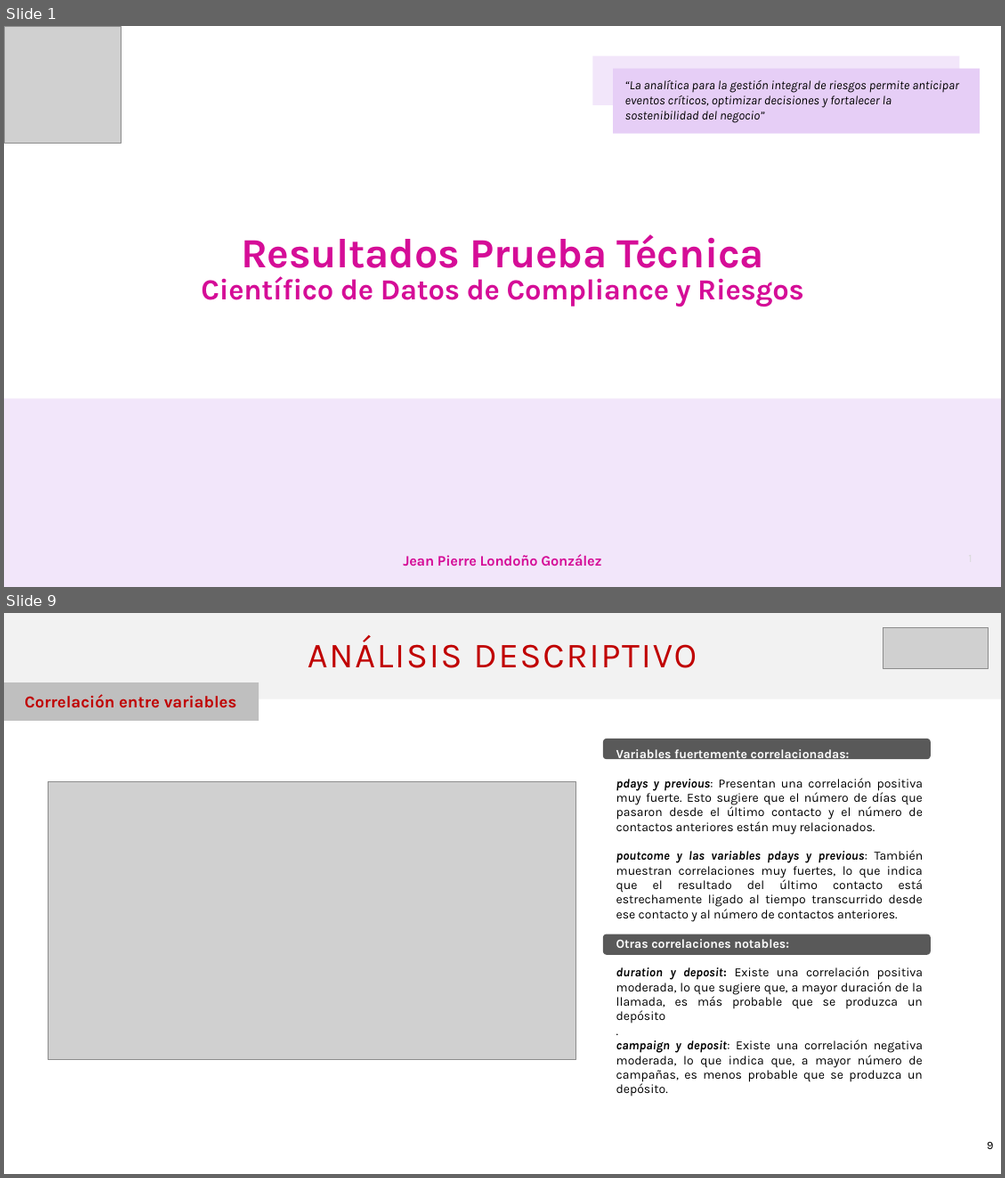
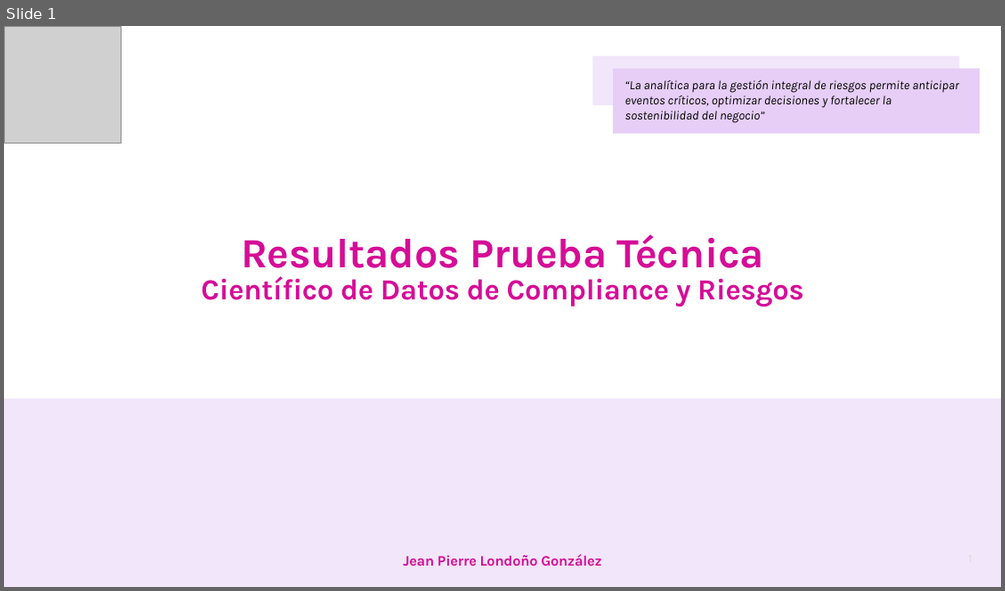
Before and after one commit to jepilogo97/nequi-ds-compliance-risk, a slide deck: files/Prueba_Cientifico_Datos_Compliance.pptx. Shown one above the other, each under a label of ours: slides 1 and 9 before the commit, slide 1 after it; the slides between them are not shown. The pictures are 1005x1178 and 1005x591 pixels, drawn with LibreOffice and Linux fonts; fonts in the diff are those of the drawing; grey boxes stand for pictures. Boxes give left, top, right and bottom in pixels: in the first picture for what was removed or moved away, otherwise in the second. Text is boxed around its words. In the diff, an @@ line names an element or a change of style, - is before the commit and + after.

```diff
--- a/files/Prueba_Cientifico_Datos_Compliance.pptx
+++ b/files/Prueba_Cientifico_Datos_Compliance.pptx
@@ slide 9 removed at (4, 613, 1001, 1174), background #FFFFFF @@
@@ title removed at (4, 613, 1001, 699) @@
-ANÁLISIS DESCRIPTIVO
@@ picture removed at (883, 627, 988, 669) @@
@@ rectangle removed at (4, 682, 259, 721) @@
@@ text removed at (24, 694, 237, 708) @@
-Correlación entre variables
@@ rounded rectangle removed at (603, 738, 930, 760) @@
@@ table removed at (609, 738, 930, 1100), 1 rows, 1 columns @@
-Variables fuertemente correlacionadas: / pdays y previous: Presentan una correlación positiva muy fuerte. Esto sugiere que el número de días que pasaron desde el último contacto y el número de contactos anteriores están muy relacionados. / poutcome y las variables pdays y previous: También muestran correlaciones muy fuertes, lo que indica que el resultado del último contacto está estrechamente ligado al tiempo transcurrido desde ese contacto y al número de contactos anteriores. / Otras correlaciones notables: / duration y deposit: Existe una correlación positiva moderada, lo que sugiere que, a mayor duración de la llamada, es más probable que se produzca un depósito / . / campaign y deposit: Existe una correlación negativa moderada, lo que indica que, a mayor número de campañas, es menos probable que se produzca un depósito.
@@ picture removed at (48, 782, 576, 1060) @@
@@ rounded rectangle removed at (603, 933, 930, 955) @@
@@ page number removed at (987, 1142, 993, 1149) @@
-9
```
Also in this commit, not shown: 1 slide changed, 3 slides added, 15 other slides removed, 2 other files.
